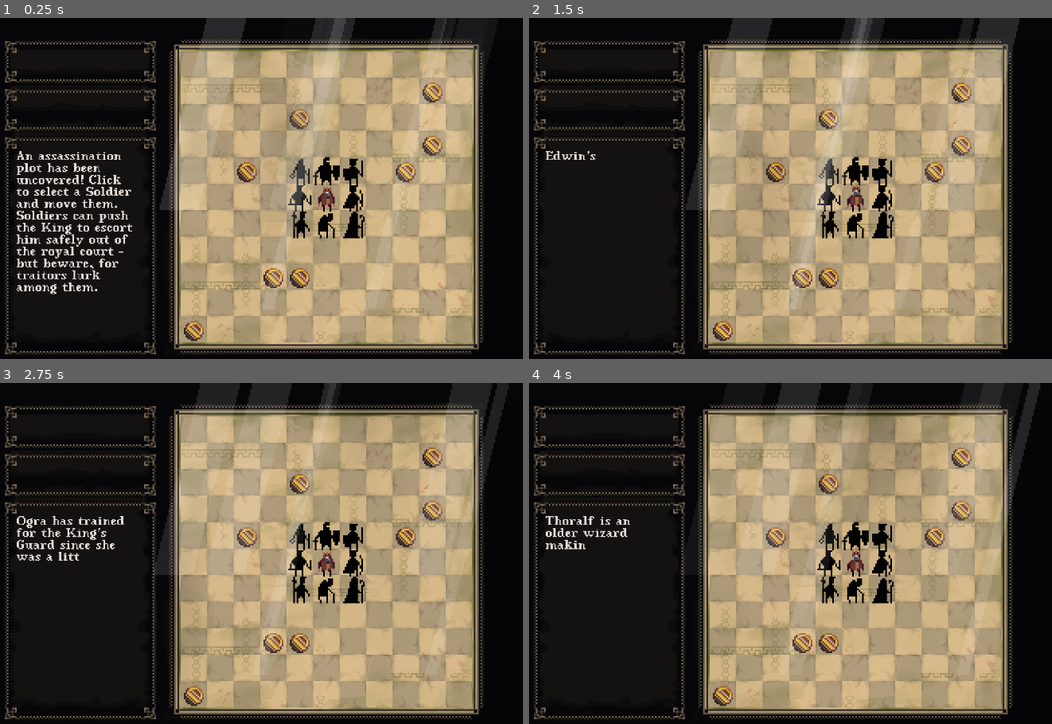
Above: before the commit, frames 1-4 (two rows, left to right).
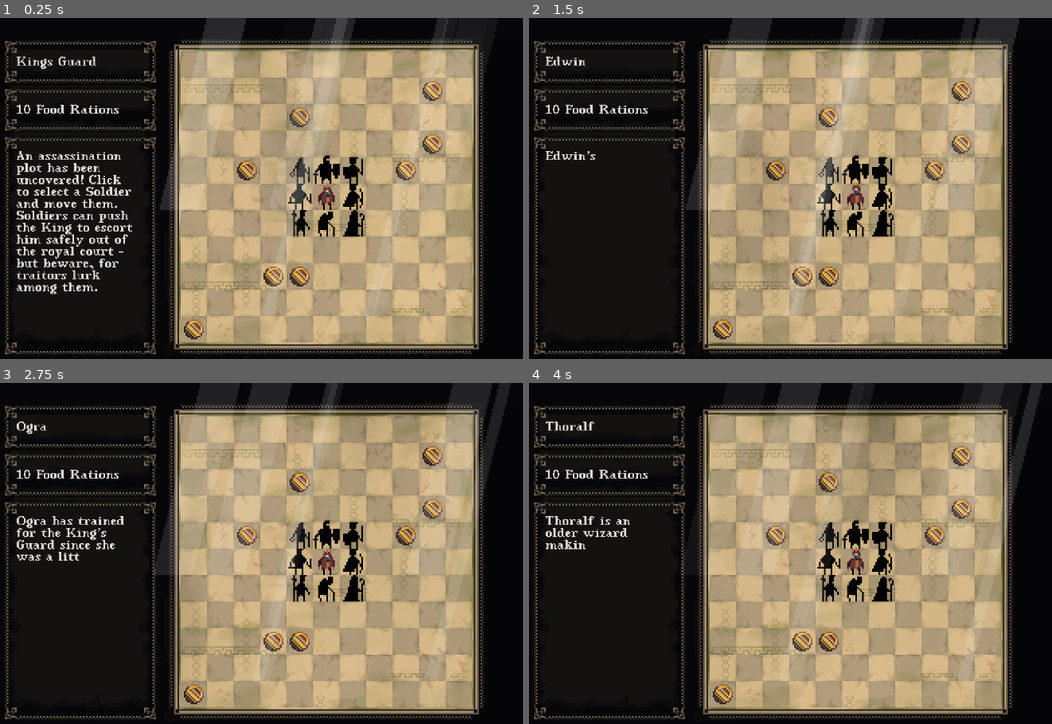
Above: after the commit, the same moments.

Repository: ibirothe/kings-rescue
Game: Godot game, scene res://Scenes/Level.tscn
Same seed, same stepped clock (60 frames per second), same inputs: the game is played once before the commit and once after it.
Inputs (mouse positions are in pixels of both pictures, inside the frame that each line leads up to):
- Up to frame 1 (0.25 s): no input
- Up to frame 2 (1.5 s): tap Enter at 0.5 s; move the mouse to (827, 171) at 0.52 s; click (827, 171) at 0.6 s; move the mouse to (853, 171) at 1.27 s; click (853, 171) at 1.35 s
- Up to frame 3 (2.75 s): move the mouse to (350, 536) at 2.02 s; click (350, 536) at 2.1 s
- Up to frame 4 (4 s): move the mouse to (879, 563) at 2.77 s; click (879, 563) at 2.85 s; move the mouse to (879, 591) at 3.52 s; click (879, 591) at 3.6 s

The runs differ from the first frame. In frame 1, 2.3% of the frame differs, in the area x 3-86%, y 0-95%; in frame 2, 2.2%; in frame 3, 2.3%; in frame 4, 2.3%, in the area x 3-99%, y 0-95%.

Commit message:
food rations, bgm, name label

Diff:
--- a/kings-rescue/Scenes/Level.tscn
+++ b/kings-rescue/Scenes/Level.tscn
@@ -8,6 +8,8 @@
 [ext_resource type="Shader" path="res://Shaders/fog.gdshader" id="6_kkd8k"]
 [ext_resource type="FontFile" uid="uid://c6fxatwakvveq" path="res://Fonts/Vest 9.ttf" id="7_rm11i"]
 [ext_resource type="Script" path="res://Scenes/label.gd" id="8_83tln"]
+[ext_resource type="Script" path="res://Scenes/namelabel.gd" id="8_f131e"]
+[ext_resource type="Script" path="res://Scenes/food_label.gd" id="9_ffase"]
 
 [sub_resource type="Gradient" id="Gradient_wn7d4"]
 offsets = PackedFloat32Array(0, 0.217949, 0.657051, 0.910256)
@@ -1124,7 +1126,7 @@
 [node name="LightRayS" type="GPUParticles2D" parent="."]
 z_index = 1
 texture_filter = 1
-position = Vector2(10, -44)
+position = Vector2(10, -40)
 amount = 5
 process_material = SubResource("ParticleProcessMaterial_b8mc7")
 texture = ExtResource("2_up7sy")
@@ -1143,7 +1145,7 @@
 zoom = Vector2(3, 3)
 
 [node name="King" parent="." instance=ExtResource("2_tgcop")]
-position = Vector2(-8, 9)
+position = Vector2(-8, 8)
 
 [node name="Game Manager" type="Node2D" parent="."]
 script = ExtResource("4_2wxqe")
@@ -1159,6 +1161,32 @@
 texture = SubResource("NoiseTexture2D_eu5cl")
 expand_mode = 1
 stretch_mode = 2
+
+[node name="NameLabel" type="Label" parent="."]
+texture_filter = 1
+offset_left = -195.0
+offset_top = -79.0
+offset_right = -67.0
+offset_bottom = 119.0
+scale = Vector2(0.6, 0.6)
+text = "Kings Guard"
+label_settings = SubResource("LabelSettings_ryrto")
+autowrap_mode = 3
+script = ExtResource("8_f131e")
+metadata/_edit_use_anchors_ = true
+
+[node name="FoodLabel" type="Label" parent="."]
+texture_filter = 1
+offset_left = -195.0
+offset_top = -50.0
+offset_right = -67.0
+offset_bottom = 148.0
+scale = Vector2(0.6, 0.6)
+text = "0"
+label_settings = SubResource("LabelSettings_ryrto")
+autowrap_mode = 3
+script = ExtResource("9_ffase")
+metadata/_edit_use_anchors_ = true
 
 [node name="Label" type="Label" parent="."]
 texture_filter = 1
--- /dev/null
+++ b/kings-rescue/Scenes/food_label.gd
@@ -0,0 +1,6 @@
+extends Label
+
+@onready var game_manager: Node2D = $"../Game Manager"
+
+func _process(delta: float) -> void:
+	text = str(game_manager.food)+" Food Rations"
--- a/kings-rescue/Scenes/label.gd
+++ b/kings-rescue/Scenes/label.gd
@@ -25,7 +25,7 @@
 	type_timer.one_shot = false
 	type_timer.wait_time = typing_speed
 
-func _on_text_changed(new_text: String) -> void:
+func _on_text_changed(new_text: String, new_char: String) -> void:
 	# Skip if the new text is the same as current target text
 	if new_text == target_text:
 		return
--- /dev/null
+++ b/kings-rescue/Scenes/namelabel.gd
@@ -0,0 +1,43 @@
+extends Label
+
+@onready var type_timer
+
+var target_char: String = ""
+var current_display_length: int = 0
+var typing_speed: float = 0.01
+var characters_per_tick: int = 2
+
+@export var custom_typing_speed: float = 0.01
+@export var custom_chars_per_tick: int = 2
+
+func _ready():
+	if !has_node("TypeTimer"):
+		var timer = Timer.new()
+		timer.name = "TypeTimer"
+		add_child(timer)
+		type_timer = timer
+
+	typing_speed = custom_typing_speed
+	characters_per_tick = custom_chars_per_tick
+
+	GlobalText.text_changed.connect(_on_text_changed)
+	type_timer.timeout.connect(_on_type_timer_timeout)
+	type_timer.one_shot = false
+	type_timer.wait_time = typing_speed
+
+func _on_text_changed(new_text: String, new_char: String) -> void:
+	# Skip if the new text is the same as current target text
+	if new_char == target_char:
+		return
+
+	target_char = new_char
+	current_display_length = 0
+	text = ""
+	type_timer.start()
+
+func _on_type_timer_timeout() -> void:
+	if current_display_length < target_char.length():
+		current_display_length += characters_per_tick
+		text = target_char.substr(0, current_display_length)
+	else:
+		type_timer.stop()
--- a/kings-rescue/Scripts/game_manager.gd
+++ b/kings-rescue/Scripts/game_manager.gd
@@ -6,6 +6,7 @@
 var roles = ["Mercenary", "Mercenary", "Assassin", "Assassin", "Soldier", "Soldier", "Soldier", "Soldier"]
 var x = 0  # Initialize x
 var y = 0  # Initialize y
+var food = 10
 var setup_done = false
 #@export var soldier: PackedScene
 var soldier_in_a_way = false
@@ -20,7 +21,8 @@
 @onready var king: CharacterBody2D = $"../King"
 
 func _ready() -> void:
-	AudioManager.play_music("ambience")
+	AudioManager.play_sound("ambience",0.0,1.0,true)
+	AudioManager.play_music("bg_music", -9.5)
 	#active_soldier = false
 	x=king.position.x-16
 	y=king.position.y-16
--- a/kings-rescue/Scripts/global_text.gd
+++ b/kings-rescue/Scripts/global_text.gd
@@ -1,11 +1,17 @@
 extends Node
 
-signal text_changed(new_text: String)
+signal text_changed(new_text: String, new_char: String)
 var current_text: String = ""
+var current_char: String = ""
 
-func set_text(new_text: String) -> void:
+func set_text(new_text: String, new_char: String = "") -> void:
 	current_text = new_text
-	text_changed.emit(current_text)
+	if new_char != "":
+		current_char = new_char
+	text_changed.emit(current_text, current_char)
 
 func get_text() -> String:
 	return current_text
+
+func get_char() -> String:
+	return current_char
--- a/kings-rescue/Scripts/soldier.gd
+++ b/kings-rescue/Scripts/soldier.gd
@@ -55,7 +55,7 @@
 		game_manager = get_parent()
 
 	if active == true:
-		GlobalText.set_text(CHARACTER_DESCRIPTIONS[subclass])
+		GlobalText.set_text(CHARACTER_DESCRIPTIONS[subclass], subclass)
 		#print(possible_assassination, soldier_close)
 		pass
 	if assassin == true:
@@ -150,7 +150,7 @@
 		movement = calculate_grid_movement(click_pos)
 		get_parent().currently_moving = true
 		movement_locked = true
-
+		game_manager.food = max(0, game_manager.food-1)
 		print("Assassin - ", assassin)
 		print("Mercenary - ", mercenary)
 
Not shown, removed: kings-rescue/Assets/Music/ambience.wav.import
Not shown, added: kings-rescue/Assets/Music/bg_music.wav.import
Not shown, added: kings-rescue/Assets/SFX/ambience.wav.import
Not shown: 1 places in kings-rescue/Scenes/Level.tscn that only renumber resources
Not shown, changed: kings-rescue/Assets/Music/ambience.wav
Not shown, added: kings-rescue/Assets/Music/bg_music.wav
Not shown, added: kings-rescue/Assets/SFX/ambience.wav
